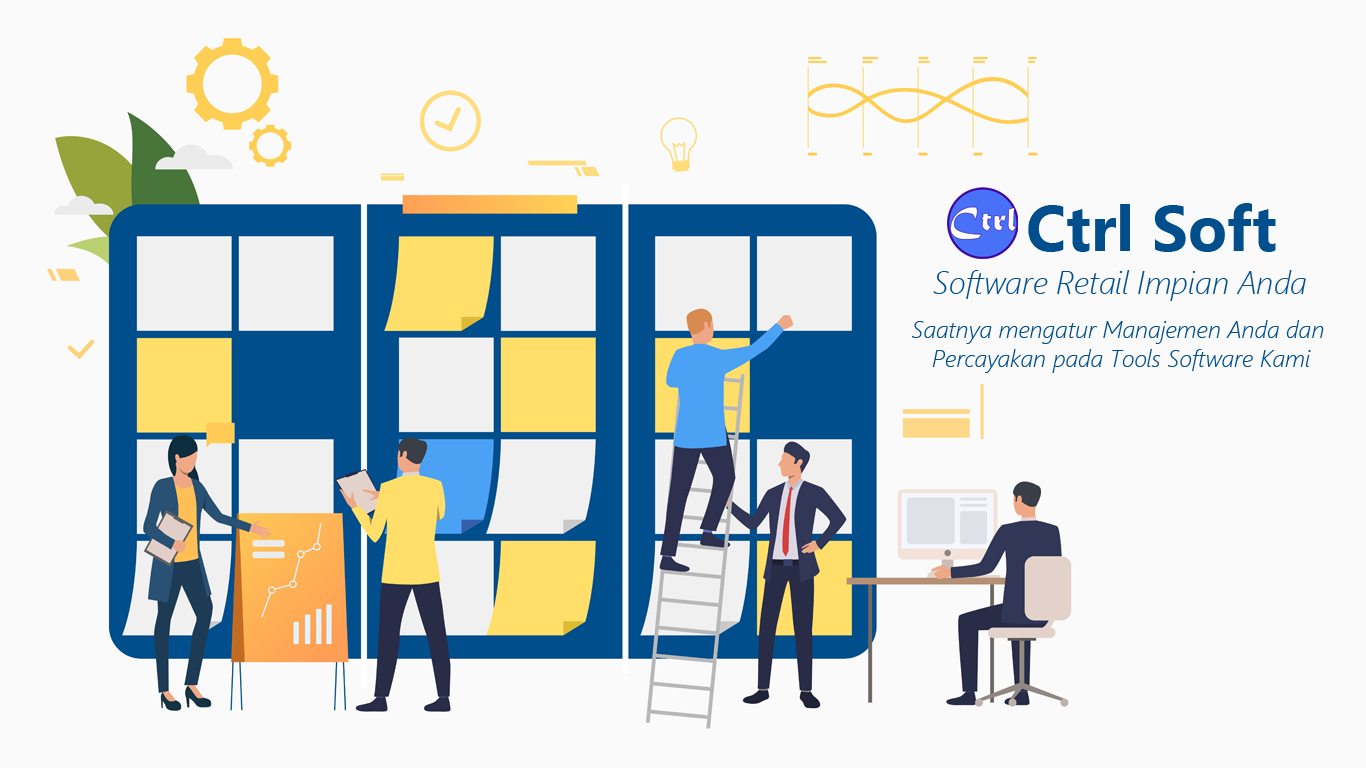
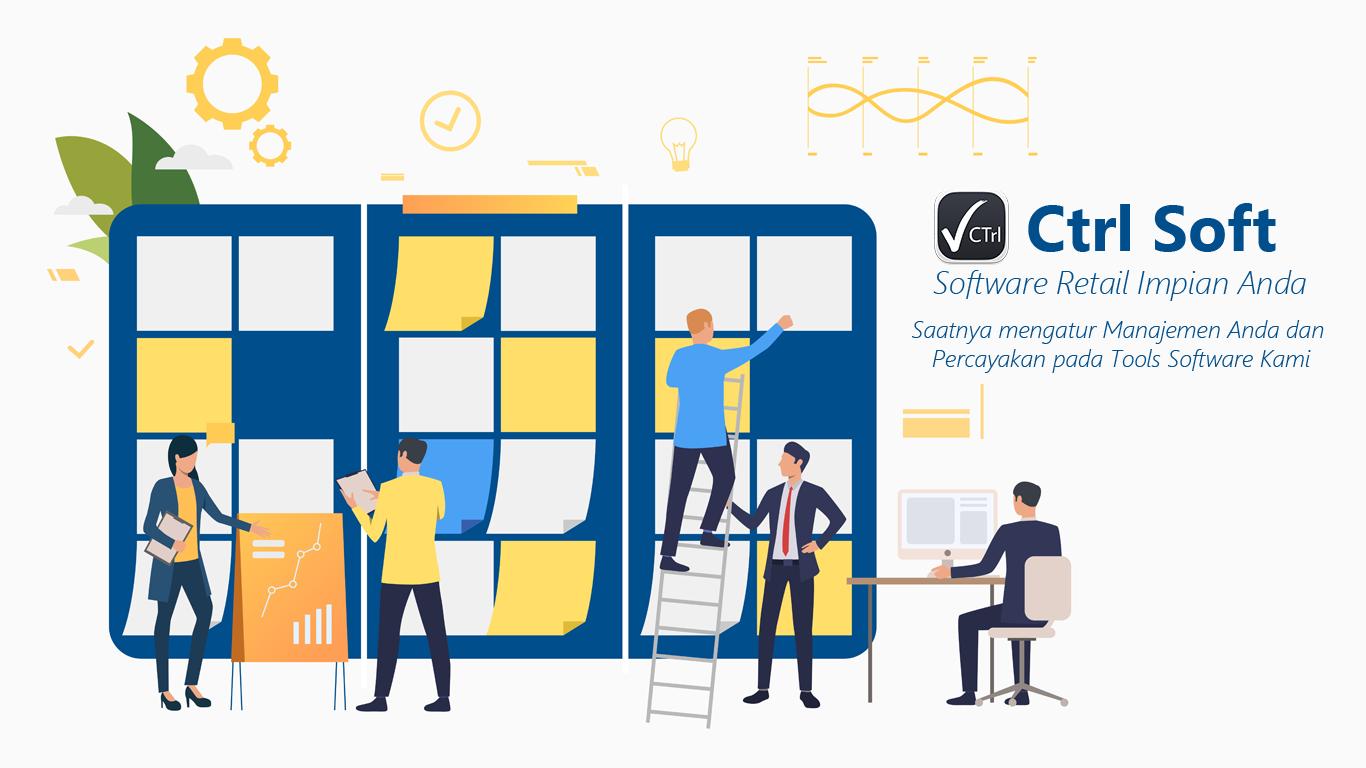
Layered file, before and after one edit (1366 × 768). Changes by layer:
painted on "Saatnya mengatur Manajemen Anda dan Percayakan pada Tools Soft" over [934, 187, 1018, 265]
